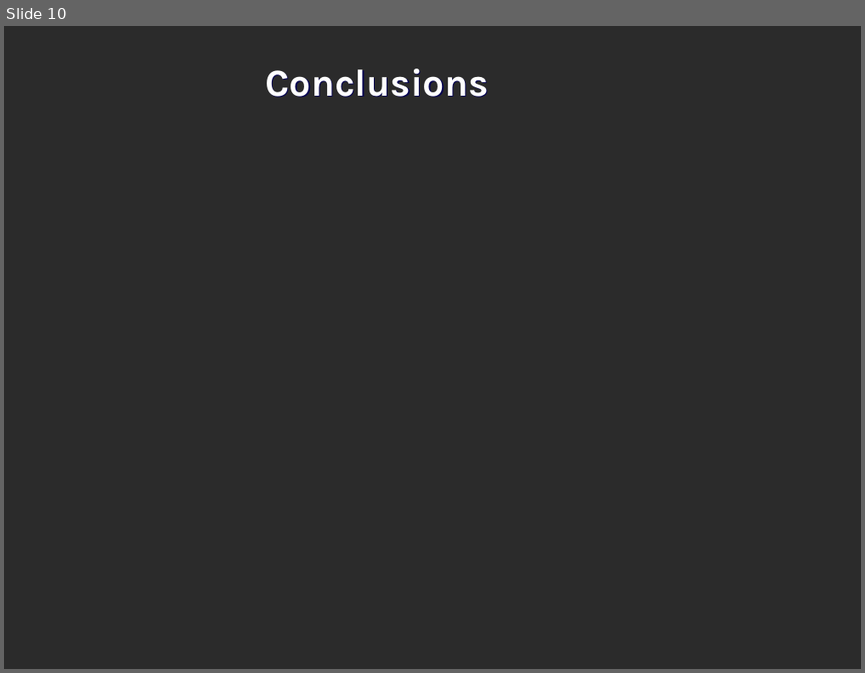
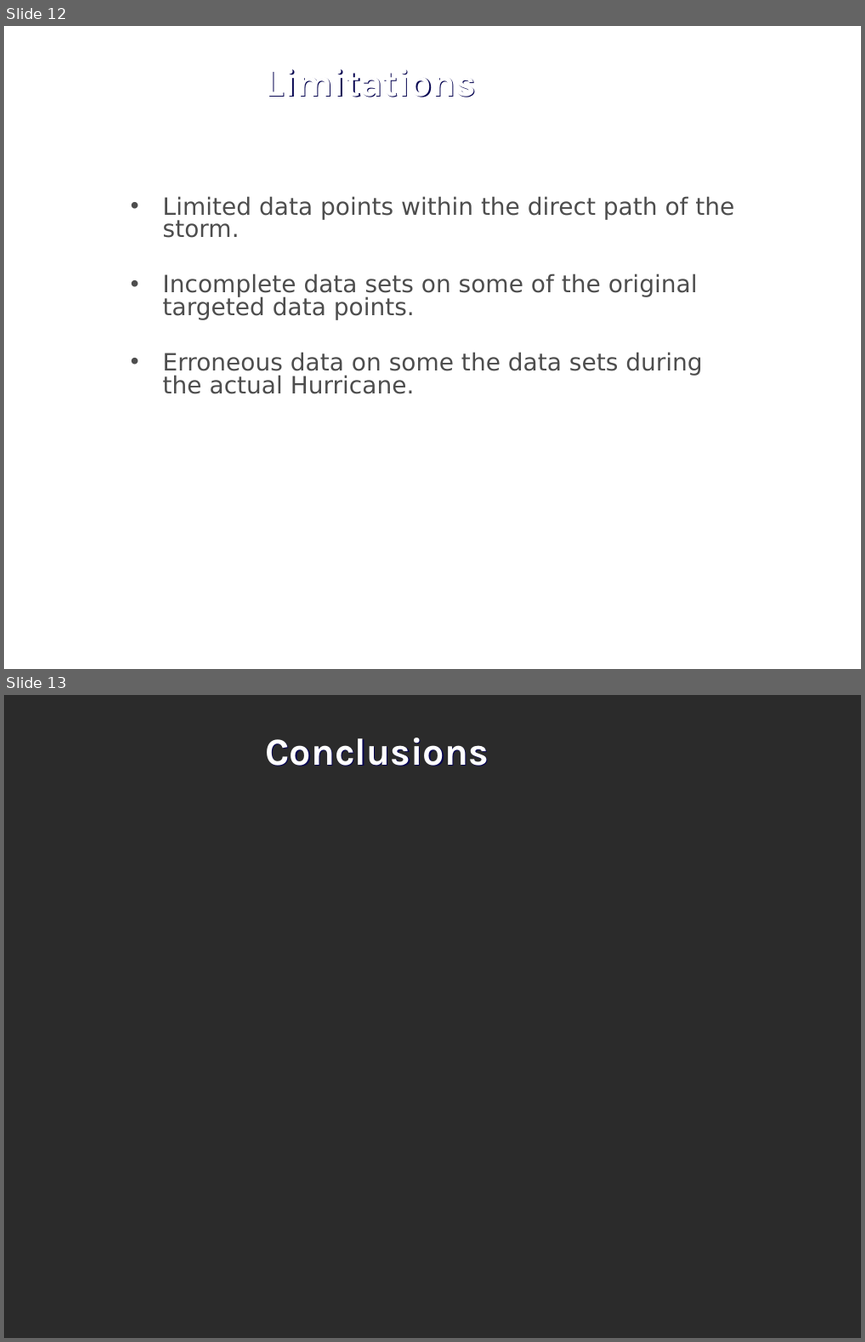
Before and after one commit to j1-aggie/Hurricane_Harvey_Analysis, a slide deck: Final Presentation.pptx. Shown one above the other, each under a label of ours: slide 10 before the commit, slides 12 and 13 after it. The pictures are 865x673 and 865x1342 pixels, drawn with LibreOffice and Linux fonts; fonts in the diff are those of the drawing; background and template pictures are left out; a plain dark background stands for a picture behind light text. Boxes give left, top, right and bottom in pixels: in the first picture for what was removed or moved away, otherwise in the second. Text is boxed around its words. In the diff, an @@ line names an element or a change of style, - is before the commit and + after.

```diff
--- a/Final Presentation.pptx
+++ b/Final Presentation.pptx
@@ slide 12 added at <box>4,26,861,669</box>, background picture (left out) @@
@@ title added at <box>266,69,476,97</box>, 32 pt, text #FFFFFF, bold @@
+Limitations
@@ text added at <box>163,196,734,394</box>, 20 pt, text #4D4D4D @@
+• Limited data points within the direct path of the storm.
+• Incomplete data sets on some of the original targeted data points.
+• Erroneous data on some the data sets during the actual Hurricane.
@@ what was slide 10 is now slide 13 @@
```
Also in this commit, not shown: 10 slides changed, 2 other slides added, 1 slide removed, 17 other files.
